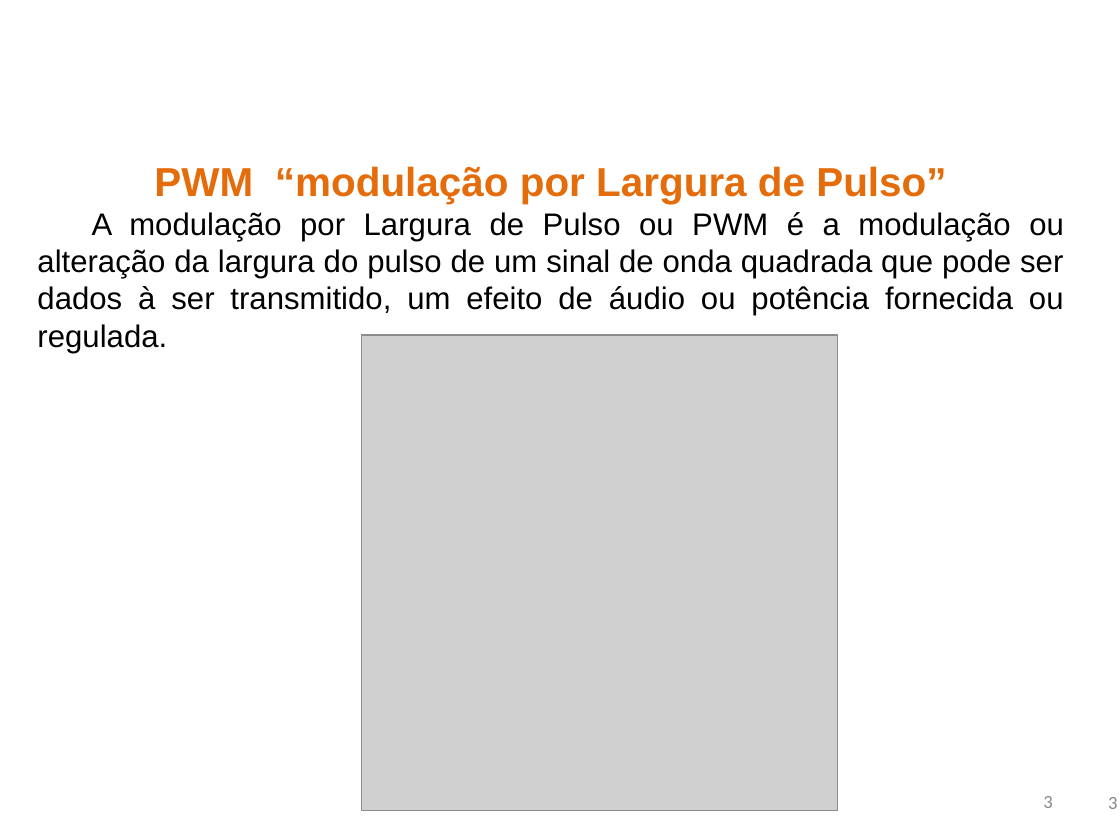
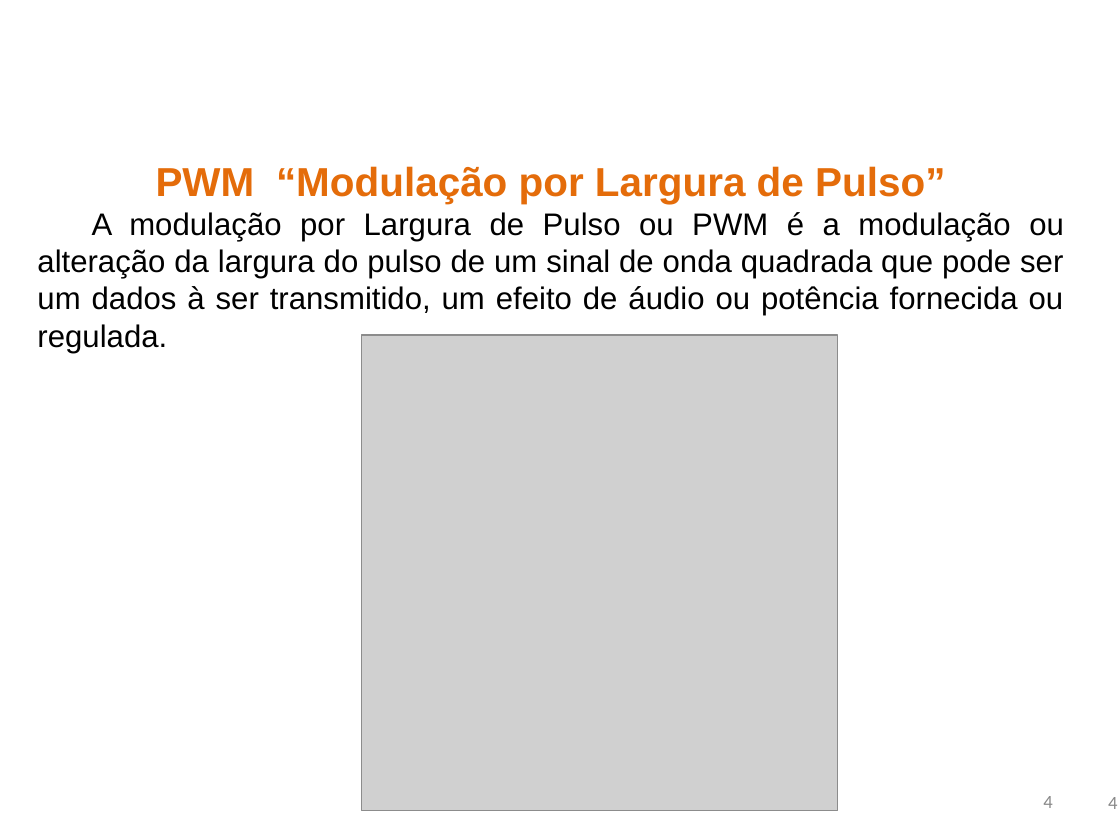
Before and after one commit to rafaelgov95/Robotica, a slide deck: slide 4 of IFMS/AulaIFMS2.ppt (slide 3 before the commit). Drawn at 1120x840 pixels with LibreOffice and Linux fonts; fonts in the diff are those of the drawing; grey boxes stand for pictures; background and template pictures are left out. Boxes give left, top, right and bottom in pixels: in the first picture for what was removed or moved away, otherwise in the second. Text is boxed around its words. In the diff, an @@ line names an element or a change of style, - is before the commit and + after.

```diff
--- a/IFMS/AulaIFMS2.ppt
+++ b/IFMS/AulaIFMS2.ppt
@@ text at <box>37,166,1064,353</box>: text changed @@
-PWM “modulação por Largura de Pulso”
-A modulação por Largura de Pulso ou PWM é a modulação ou alteração da largura do pulso de um sinal de onda quadrada que pode ser dados à ser transmitido, um efeito de áudio ou potência fornecida ou regulada.
+PWM “Modulação por Largura de Pulso”
+A modulação por Largura de Pulso ou PWM é a modulação ou alteração da largura do pulso de um sinal de onda quadrada que pode ser um dados à ser transmitido, um efeito de áudio ou potência fornecida ou regulada.
@@ page number at <box>1043,796,1052,808</box>: text changed @@
-3
+4
@@ page number at <box>1108,797,1117,809</box>: text changed @@
-3
+4
```
Also in this commit, not shown: 2 other slides changed, 1 other file.
